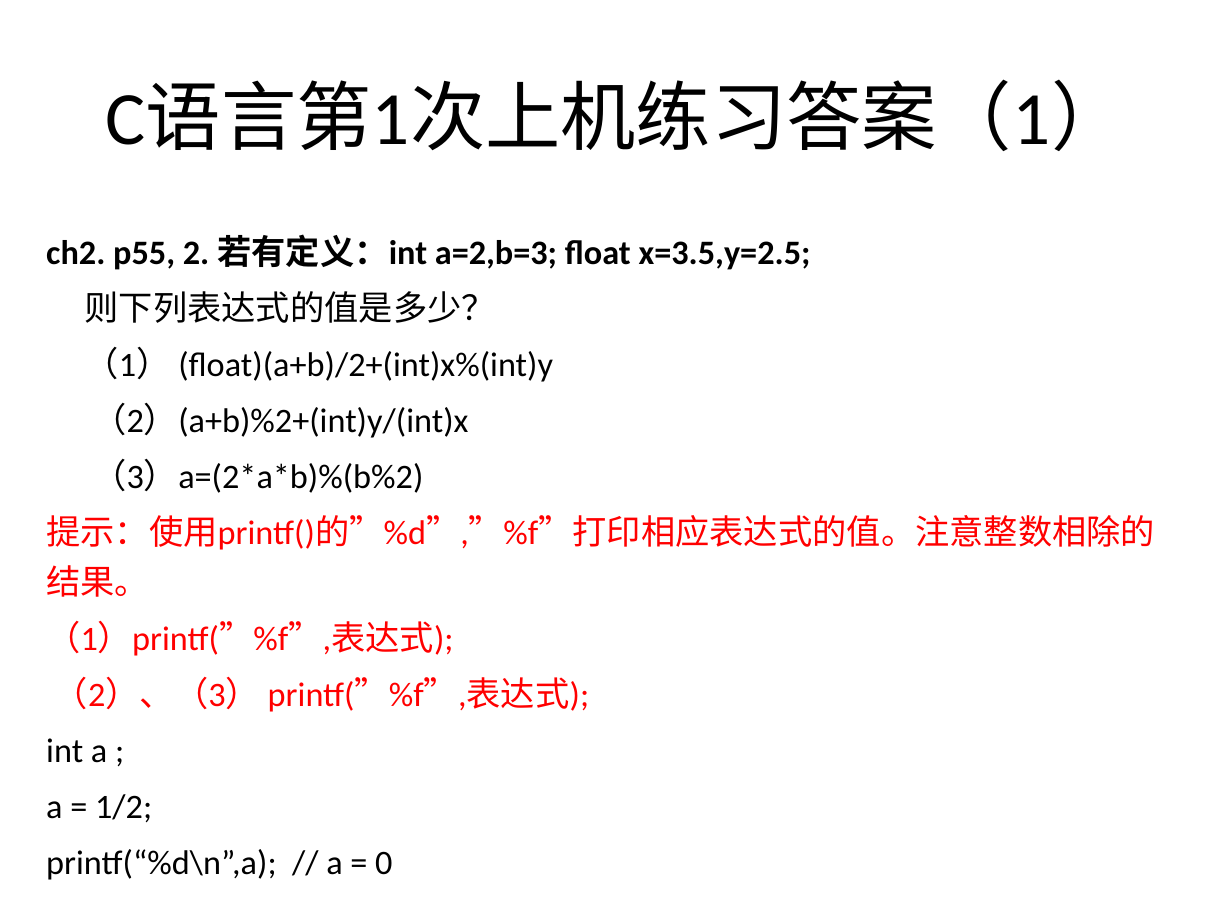
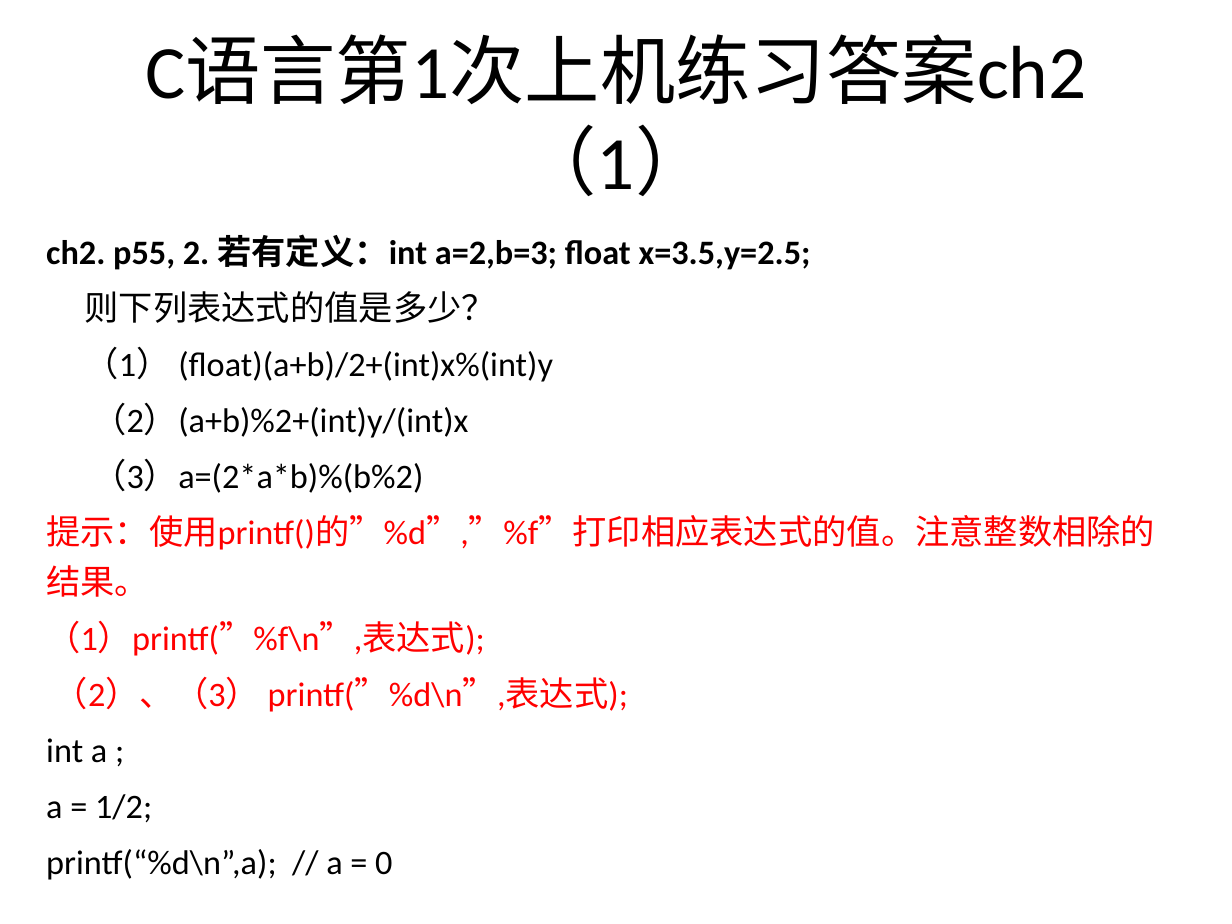
Before and after one commit to jtrfid/C-Repositories, a slide deck: slide 13 of 2016/上机安排.pptx (slide 12 before the commit). Drawn at 1232x924 pixels with LibreOffice and Linux fonts; fonts in the diff are those of the drawing. Boxes give left, top, right and bottom in pixels: in the first picture for what was removed or moved away, otherwise in the second. Text is boxed around its words. In the diff, an @@ line names an element or a change of style, - is before the commit and + after.

Commit message:
修订上机安排

```diff
--- a/2016/上机安排.pptx
+++ b/2016/上机安排.pptx
@@ title at (145,36,1086,196): text changed @@
-C语言第1次上机练习答案（1）
+C语言第1次上机练习答案ch2（1）
@@ text at (46,621,628,712): text changed @@
-（1）printf(”%f”,表达式);
-（2）、（3） printf(”%f”,表达式);
+（1）printf(”%f\n”,表达式);
+（2）、（3） printf(”%d\n”,表达式);
```
Also in this commit, not shown: 9 other slides changed, 9 slides added, 1 other file.
